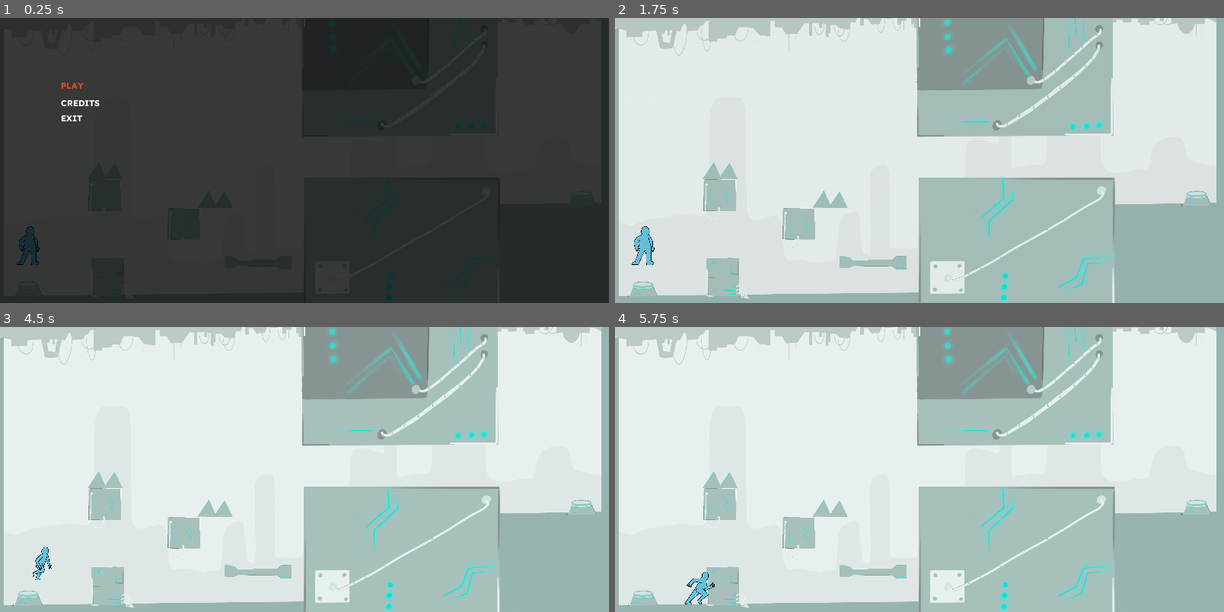
Above: before the commit, frames 1-4 (two rows, left to right).
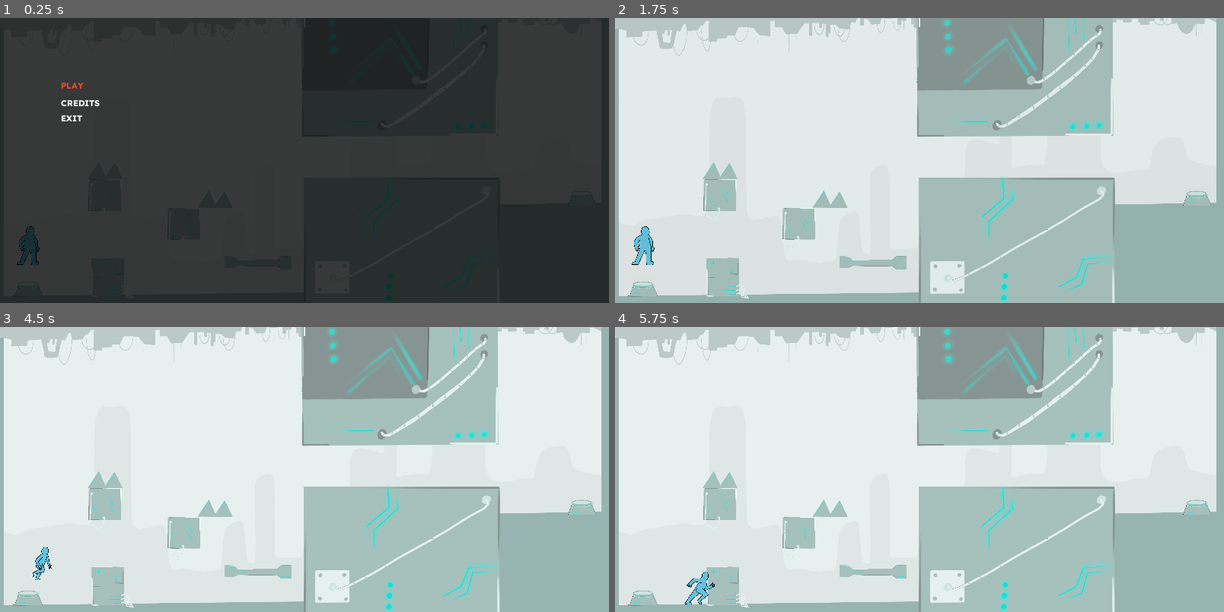
Above: after the commit, the same moments.

Repository: gobggj2022/GGJ-
Game: Godot game, scene res://src/Main/Game.tscn
The game is run twice, just before and just after one commit, with the same random seed, the same clock (stepped at 60 frames per second) and the same inputs.
Inputs:
- Up to frame 1 (0.25 s): no input
- Up to frame 2 (1.75 s): click "PLAY" at 0.5 s; click "PLAY" at 1.25 s
- Up to frame 3 (4.5 s): hold Right (ui_right) 2.03-3.53 s; tap Space (ui_select) at 2.27, 3.02 s; tap Enter at 2.75 s; hold Left (ui_left) 3.53-4.28 s; hold Right (ui_right) from 4.28 s (still down)
- Up to frame 4 (5.75 s): keep holding Right (ui_right); tap Space (ui_select) at 4.52, 5.27 s

The runs differ from the first frame. In frame 1, less than 0.1% of the frame differs, in the area x 2-94%, y 62-98%; in frame 2, less than 0.1%; in frame 3, less than 0.1%, in the area x 2-98%, y 61-98%; in frame 4, less than 0.1%.
Error after the commit: Parse Error: Unknown class: "ColorReactive" (res://src/Level/Socle.gd:1)

Commit message:
wip: add reverse feature with ghost

Diff:
--- a/project.godot
+++ b/project.godot
@@ -9,15 +9,20 @@
 config_version=4
 
 _global_script_classes=[ {
-"base": "Node",
-"class": "ColorReactive",
-"language": "GDScript",
-"path": "res://src/Platform/ColorReactive.gd"
-}, {
 "base": "Camera2D",
 "class": "GameCamera",
 "language": "GDScript",
 "path": "res://src/GameCamera.gd"
+}, {
+"base": "KinematicBody2D",
+"class": "GhostPlayer",
+"language": "GDScript",
+"path": "res://src/Player/GhostPlayer.gd"
+}, {
+"base": "StaticBody2D",
+"class": "Platform",
+"language": "GDScript",
+"path": "res://src/Platform/Platform.gd"
 }, {
 "base": "KinematicBody2D",
 "class": "Player",
@@ -30,8 +35,9 @@
 "path": "res://src/Level/Socle.gd"
 } ]
 _global_script_class_icons={
-"ColorReactive": "",
 "GameCamera": "",
+"GhostPlayer": "",
+"Platform": "",
 "Player": "",
 "Socle": ""
 }
@@ -44,7 +50,7 @@
 
 [autoload]
 
-GameManager="*res://src/Main/Game.gd"
+SideManager="*res://src/Main/SideManager.gd"
 
 [display]
 
--- a/src/Level/Level.gd
+++ b/src/Level/Level.gd
@@ -1,9 +1,24 @@
 extends Node2D
 
+var ghostPlayerNode = preload("res://src/Player/GhostPlayer.tscn")
+var ghostPlayer: GhostPlayer
 
-# Declare member variables here. Examples:
-# var a = 2
-# var b = "text"
+onready var player: Player = $Player
 
 func _on_ArriveeBlanc_player_enter():
-	get_node('/root/GameManager').turnDark()
+	get_node('/root/SideManager').turnDark()
+
+	player.saveRecord()
+	player.can_record = false
+
+	ghostPlayer = ghostPlayerNode.instance()
+	ghostPlayer.global_position = $StartPosition.position
+	ghostPlayer.scale = Vector2(0.09,0.09)
+	add_child(ghostPlayer)
+
+func _on_ArriveeBlanc_player_leave():
+	ghostPlayer.can_get_recording = true
+
+
+func _on_DepartBlanc_player_leave():
+	player.can_record = true
--- a/src/Level/Level.tscn
+++ b/src/Level/Level.tscn
@@ -23,6 +23,14 @@
 
 [node name="BG" parent="." instance=ExtResource( 7 )]
 position = Vector2( 58.7544, 40.203 )
+[node name="StartPosition" type="Position2D" parent="."]
+position = Vector2( 54.3033, 711.146 )
+scale = Vector2( 1, 1 )
+
+[node name="WhiteBG" type="Sprite" parent="."]
+position = Vector2( 864.598, 414.45 )
+scale = Vector2( 0.800962, 0.585971 )
+texture = ExtResource( 7 )
 
 [node name="Plafond2" parent="." instance=ExtResource( 8 )]
 script = ExtResource( 10 )
@@ -60,7 +68,7 @@
 position = Vector2( 705.969, 704.209 )
 
 [node name="DepartBlanc" parent="." instance=ExtResource( 3 )]
-position = Vector2( 63.9694, 781.209 )
+position = Vector2( 64.0957, 780.831 )
 scale = Vector2( 0.28, 0.28 )
 
 [node name="HighCube" parent="." instance=ExtResource( 14 )]
@@ -68,7 +76,7 @@
 scale = Vector2( 1.12, 1.12 )
 
 [node name="ArriveeBlanc" parent="." instance=ExtResource( 3 )]
-position = Vector2( 1617.41, 525.257 )
+position = Vector2( 1617.53, 525.319 )
 scale = Vector2( 0.28, 0.28 )
 
 [node name="Trap" parent="." instance=ExtResource( 13 )]
@@ -99,4 +107,6 @@
 run_speed = 250
 jump_speed = -700
 
+[connection signal="player_leave" from="DepartBlanc" to="." method="_on_DepartBlanc_player_leave"]
 [connection signal="player_enter" from="ArriveeBlanc" to="." method="_on_ArriveeBlanc_player_enter"]
+[connection signal="player_leave" from="ArriveeBlanc" to="." method="_on_ArriveeBlanc_player_leave"]
--- a/src/Level/Socle.gd
+++ b/src/Level/Socle.gd
@@ -4,10 +4,10 @@
 signal player_enter()
 signal player_leave()
 
-func _on_StepCollision_body_exited(body:Node):
+func _on_StepCollision_body_exited(body):
 	if body is Player:
 		emit_signal('player_leave')
 
-func _on_StepCollision_body_entered(body:Node):
+func _on_StepCollision_body_entered(body):
 	if body is Player:
 		emit_signal('player_enter')
--- a/src/Player/GhostPlayer.gd
+++ b/src/Player/GhostPlayer.gd
@@ -1,9 +1,12 @@
+class_name GhostPlayer
 extends KinematicBody2D
 
 onready var sprite = $AnimatedSprite
 
 var load_data : Dictionary = Dictionary()
 var count = 0
+
+var can_get_recording = false
 
 func _ready():
 	load_data = load_file()
@@ -18,15 +21,22 @@
 		return result.result as Dictionary
 	return Dictionary()
 
+
 func _physics_process(_delta):
-	get_recording()
-	pass
+	if can_get_recording:
+		get_recording()
+
+func loadFirstPosition():
+	var test = load_data.get(String(count + 1))
+	if(test != null):
+		global_position = str2var("Vector2" + test[1])
+		sprite.flip_h = test[2]
+
 
 func get_recording():
 	count += 1
 	var test = load_data.get(String(count))
 	if(test != null):
-		print(test[1])
 		sprite.play(test[0])
 		global_position = str2var("Vector2" + test[1])
 		sprite.flip_h = test[2]
--- a/src/Player/Player.gd
+++ b/src/Player/Player.gd
@@ -25,6 +25,7 @@
 var anim: String
 var new_anim: String
 var can_dash = true
+var can_record = false
 
 var count = 0
 #Our dictionary we store values too
@@ -125,8 +126,9 @@
 		sprite.flip_h = false
 
 func _physics_process(delta):
-	do_record() # TODO : Trigger when player leave start platform
-				# TODO : saveRecord() when arrive to target platform
+	if can_record:
+		do_record()
+
 	get_input()
 	velocity.y += gravity * delta
 	if state == JUMP and is_on_floor() and velocity.y > 0:
Not shown, changed: .gitignore
